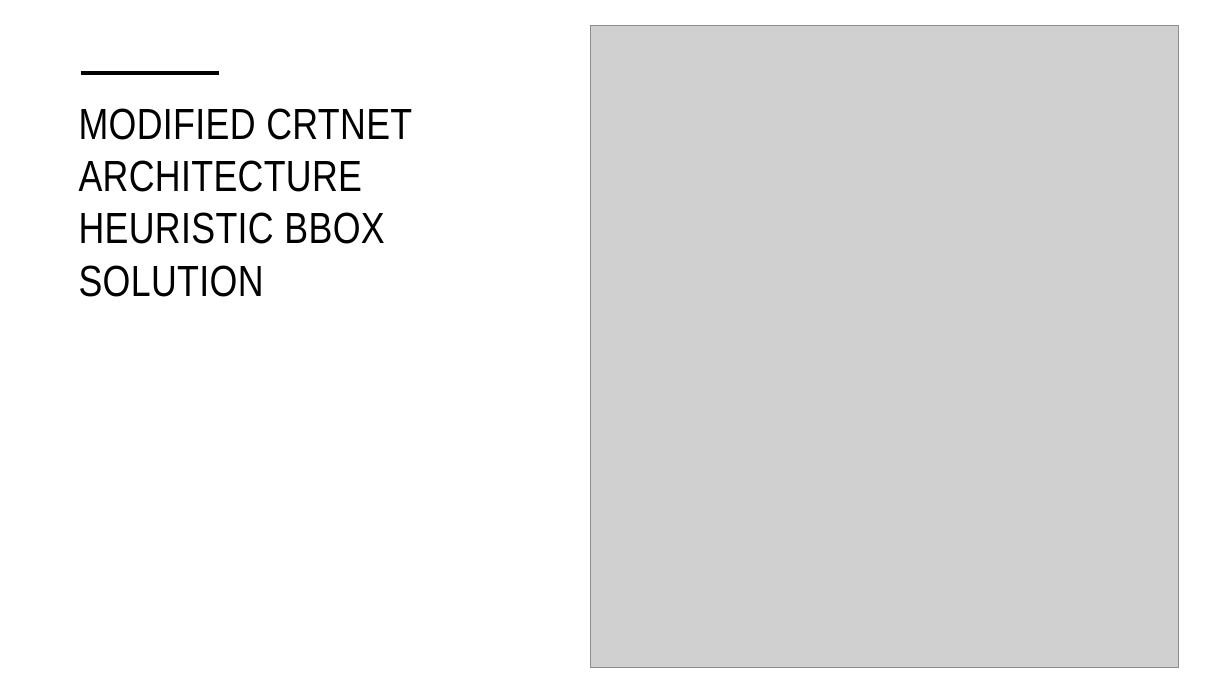
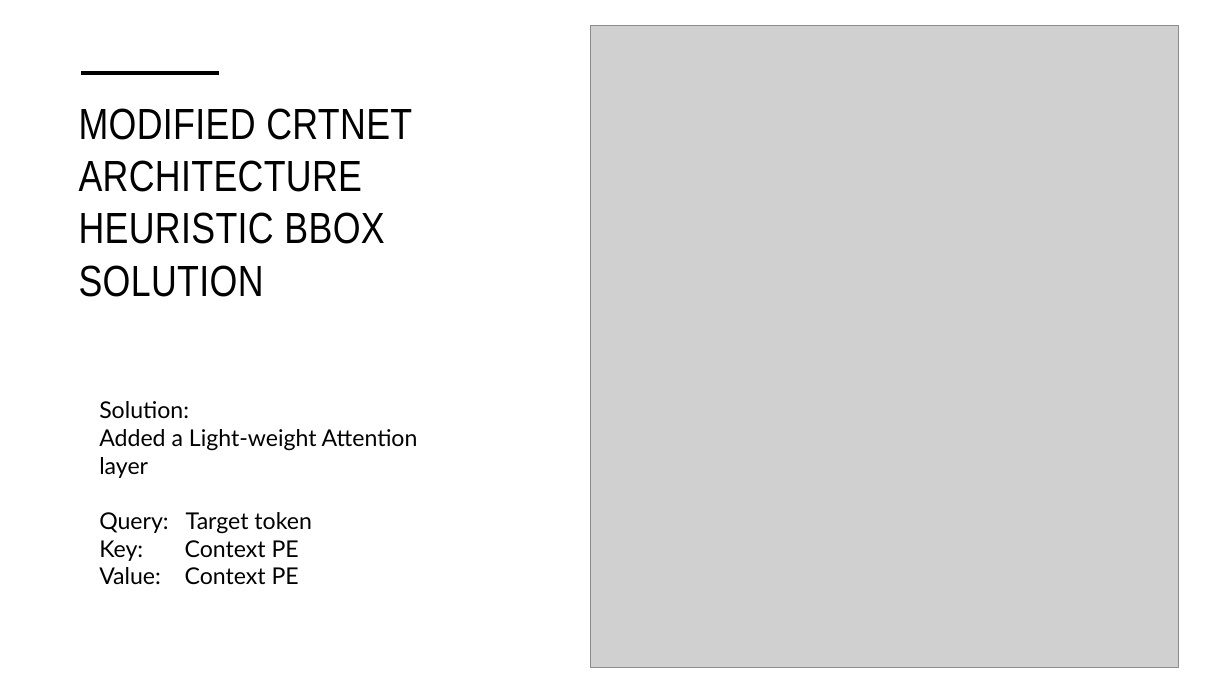
Before and after one commit to tuanisworkingonsomeprojects/TCT-visual-search, a slide deck: slide 37 of Presentation/FYP_NguyenTuan_Presentation.pptx. Drawn at 1232x693 pixels with LibreOffice and Linux fonts; fonts in the diff are those of the drawing; grey boxes stand for pictures. Boxes give left, top, right and bottom in pixels: in the first picture for what was removed or moved away, otherwise in the second. Text is boxed around its words. In the diff, an @@ line names an element or a change of style, - is before the commit and + after.

```diff
--- a/Presentation/FYP_NguyenTuan_Presentation.pptx
+++ b/Presentation/FYP_NguyenTuan_Presentation.pptx
@@ text added at [99,401,418,585], 18 pt, text #000000 @@
+Solution:
+Added a Light-weight Attention layer
+Query: Target token
+Key: Context PE
+Value: Context PE
```
Also in this commit, not shown: 1 other slide changed.
